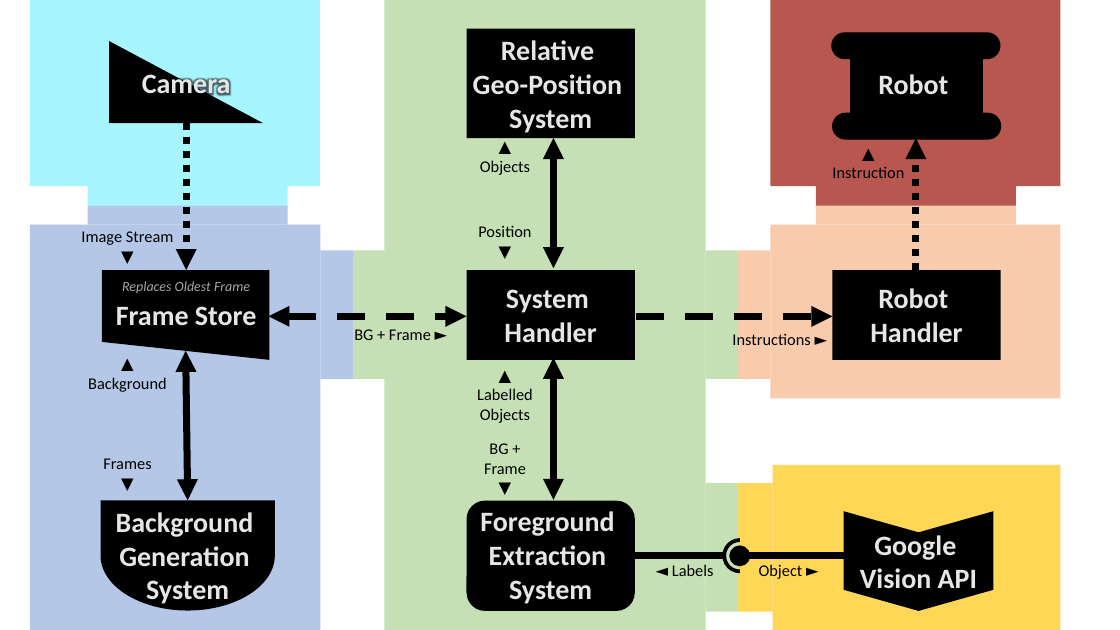
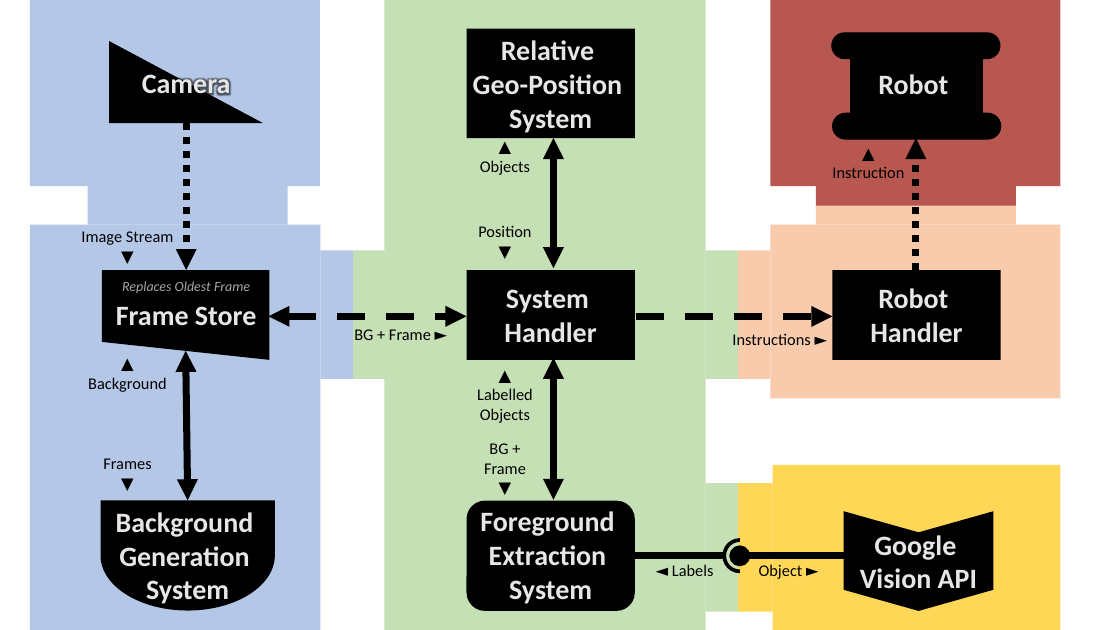
Before and after one commit to Iranaphor/Autonomous-Litter-Collection, a slide deck: slide 8 of Visual Plan.pptx. Drawn at 1120x630 pixels with LibreOffice and Linux fonts; fonts in the diff are those of the drawing. Boxes give left, top, right and bottom in pixels: in the first picture for what was removed or moved away, otherwise in the second. Text is boxed around its words. In the diff, an @@ line names an element or a change of style, - is before the commit and + after.

```diff
--- a/Visual Plan.pptx
+++ b/Visual Plan.pptx
@@ rectangle at (x1=30, y1=0, x2=320, y2=187): fill #A7F5FF to #B4C7E7 @@
@@ rectangle at (x1=87, y1=187, x2=287, y2=207): fill #A7F5FF to #B4C7E7 @@
```
Also in this commit, not shown: 1 slide added.
